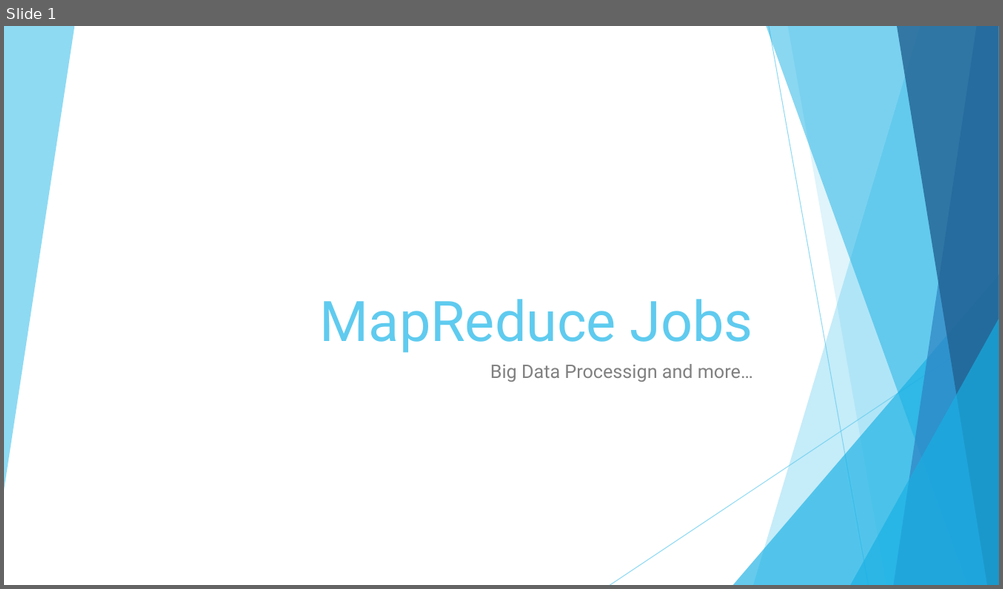
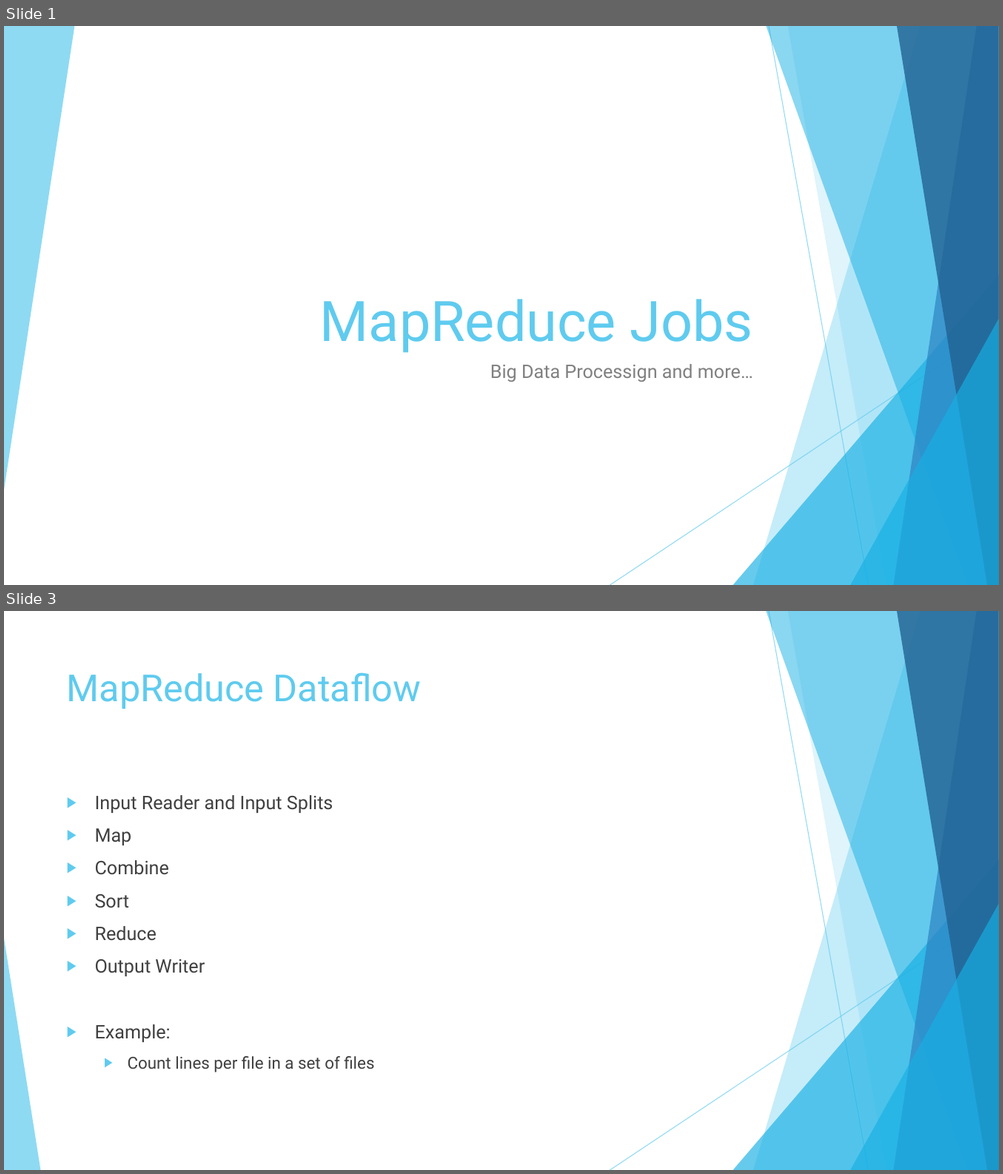
Before and after one commit to number8/blog, a slide deck: 2013-09/hadoop-map-reduce/MapReduce.pptx. Shown one above the other, each under a label of ours: slide 1 before the commit, slides 1 and 3 after it; the slides between them are not shown. The pictures are 1003x589 and 1003x1174 pixels, drawn with LibreOffice and Linux fonts; fonts in the diff are those of the drawing. Boxes give left, top, right and bottom in pixels: in the first picture for what was removed or moved away, otherwise in the second. Text is boxed around its words. In the diff, an @@ line names an element or a change of style, - is before the commit and + after.

```diff
--- a/2013-09/hadoop-map-reduce/MapReduce.pptx
+++ b/2013-09/hadoop-map-reduce/MapReduce.pptx
@@ slide 3 added at [4,611,999,1170], background #FFFFFF; not listed: 9 template elements that a slide beside it also shows @@
@@ title added at [67,672,421,709], 36 pt, text #5FCBEF @@
+MapReduce Dataflow
@@ text added at [95,795,374,1073], 18 pt, text #404040 @@
+▶ Input Reader and Input Splits
+▶ Map
+▶ Combine
+▶ Sort
+▶ Reduce
+▶ Output Writer
+▶ Example:
+  ▶ Count lines per file in a set of files
@@ triangle added at [4,939,40,1170], fill #5FCBEF at 70% opacity @@
```
Also in this commit, not shown: 1 slide changed, 18 other slides added, 1 slide removed, 8 other files.
